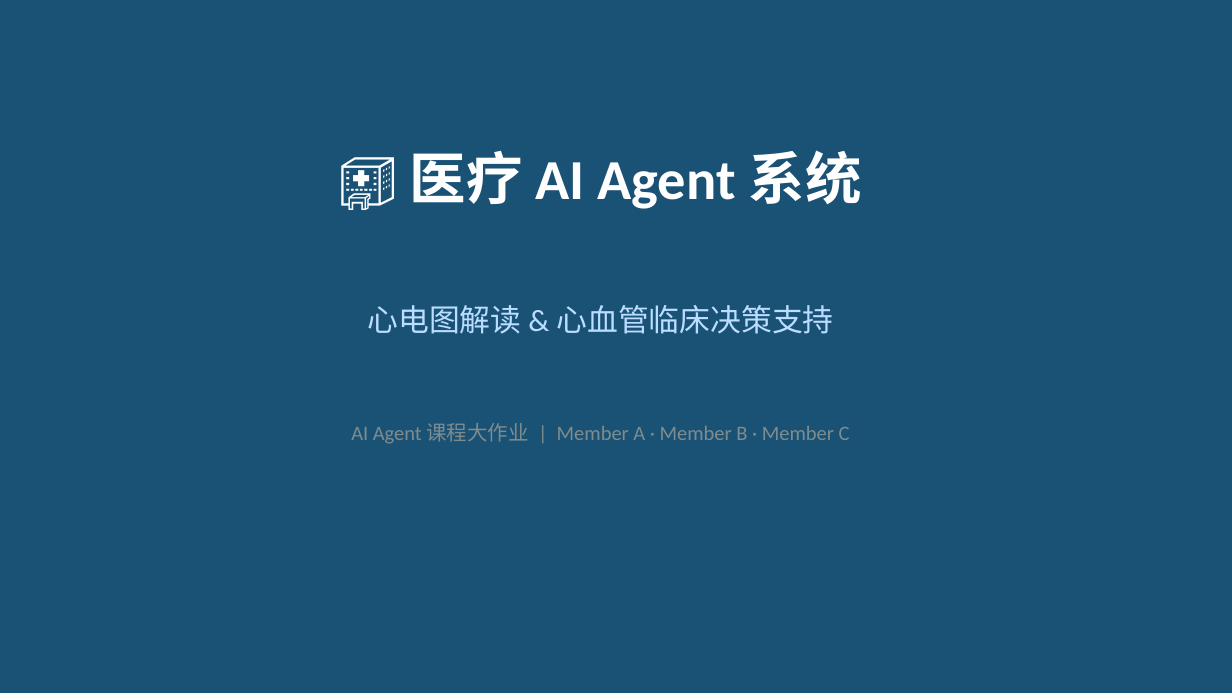
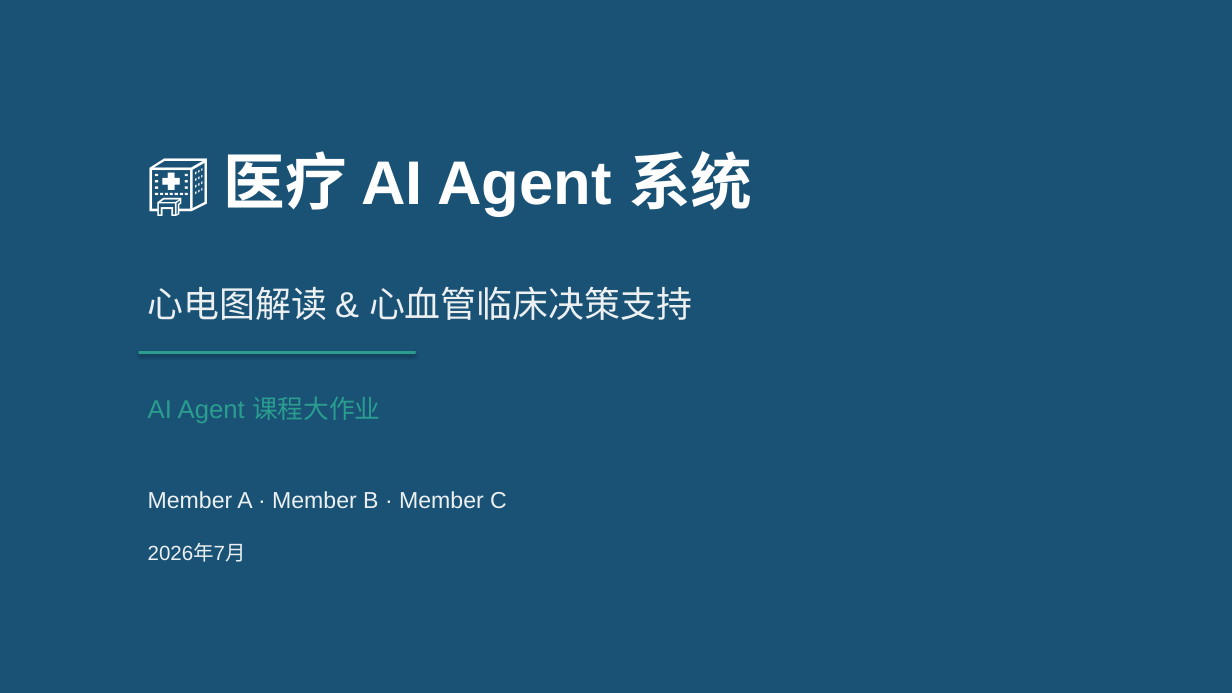
Before and after one commit to unity1263/ECG-Agent-DualTrack-fork, a slide deck: slide 1 of memberC_files/医疗AI_Agent_课程项目.pptx. Drawn at 1232x693 pixels with LibreOffice and Linux fonts; fonts in the diff are those of the drawing. Boxes give left, top, right and bottom in pixels: in the first picture for what was removed or moved away, otherwise in the second. Text is boxed around its words. In the diff, an @@ line names an element or a change of style, - is before the commit and + after.

```diff
--- a/memberC_files/医疗AI_Agent_课程项目.pptx
+++ b/memberC_files/医疗AI_Agent_课程项目.pptx
@@ text "🏥 医疗 AI Agent 系统": place and size @@
-text "🏥 医疗 AI Agent 系统" at (410, 150, 862, 209)
+text "🏥 医疗 AI Agent 系统" at (224, 151, 752, 216)
@@ text "🏥 医疗 AI Agent 系统" at (224, 151, 752, 216): size 44 to 48 pt, font Calibri to Arial; alignment centre to left @@
@@ text "心电图解读 & 心血管临床决策支持": place and size @@
-text "心电图解读 & 心血管临床决策支持" at (368, 305, 833, 334)
+text "心电图解读 & 心血管临床决策支持" at (148, 286, 692, 320)
@@ text "心电图解读 & 心血管临床决策支持" at (148, 286, 692, 320): size 24 to 28 pt, font Calibri to Arial, text colour #BBDDFF to #ECF0F1; alignment centre to left @@
@@ rectangle added at (139, 351, 416, 354), fill #2A9D8F @@
@@ text at (148, 397, 380, 423): text changed; size 16 to 20 pt; font Calibri to Arial; text colour #7F8C8D to #2A9D8F @@
-AI Agent 课程大作业 | Member A · Member B · Member C
+AI Agent 课程大作业
@@ text added at (148, 491, 507, 508), 18 pt, text #ECF0F1 @@
+Member A · Member B · Member C
@@ text added at (148, 544, 246, 562), 16 pt, text #ECF0F1 @@
+2026年7月
```
Also in this commit, not shown: 9 other slides changed, 4 slides added, 2 slides removed, 11 other files.
